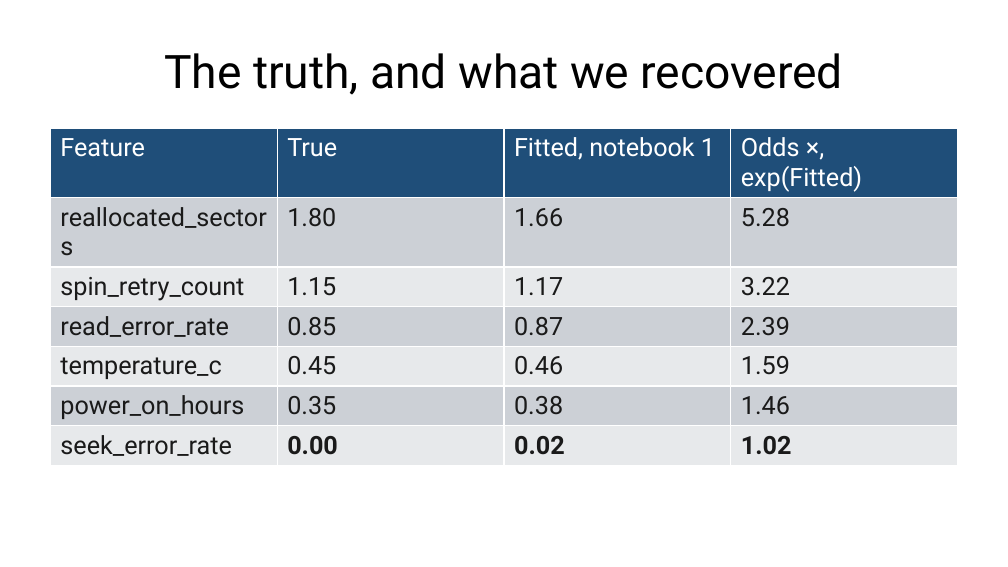
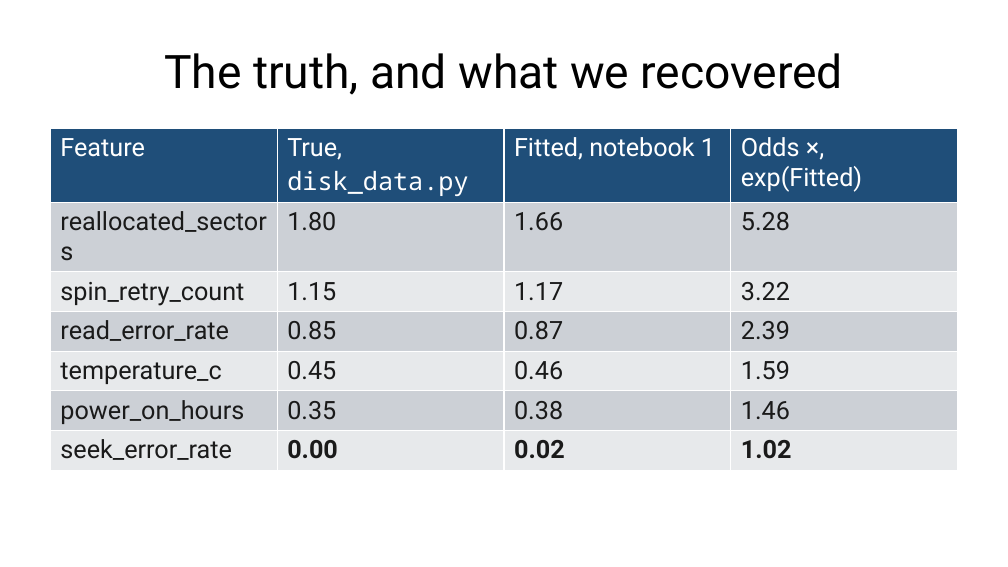
Before and after one commit to fabioantonini/technologies-for-artificial-intelligence, a slide deck: slide 15 of Lessons/04_classification_and_metrics/Slides/classification_and_metrics_slides.pptx. Drawn at 1008x567 pixels with LibreOffice and Linux fonts; fonts in the diff are those of the drawing; background and template pictures are left out. Boxes give left, top, right and bottom in pixels: in the first picture for what was removed or moved away, otherwise in the second. Text is boxed around its words. In the diff, an @@ line names an element or a change of style, - is before the commit and + after.

```diff
--- a/Lessons/04_classification_and_metrics/Slides/classification_and_metrics_slides.pptx
+++ b/Lessons/04_classification_and_metrics/Slides/classification_and_metrics_slides.pptx
@@ table at (x1=50, y1=129, x2=958, y2=503) @@
-row 1, column 2: True
+row 1, column 2: True, disk_data.py
```
Also in this commit, not shown: 2 other slides changed, 13 other files.
